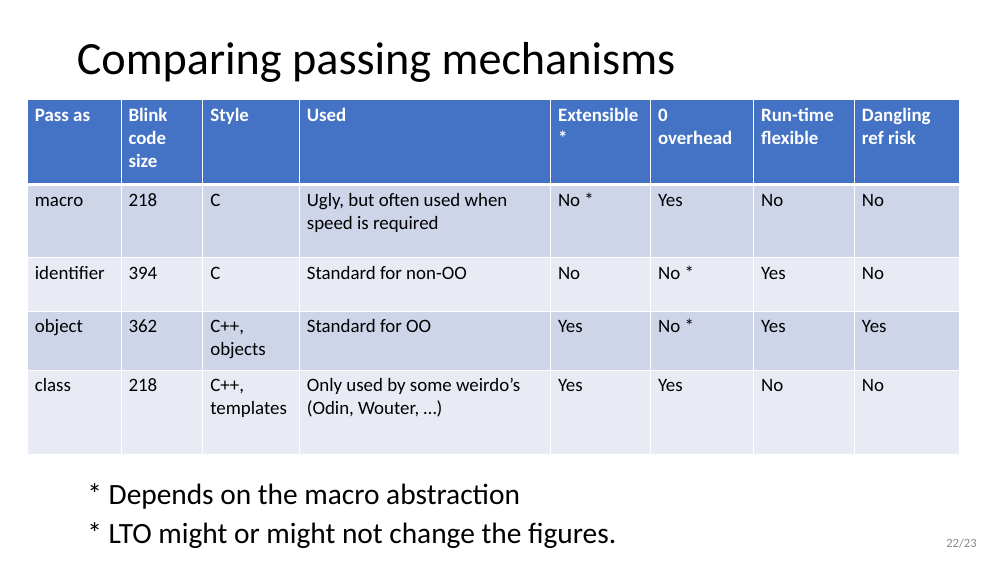
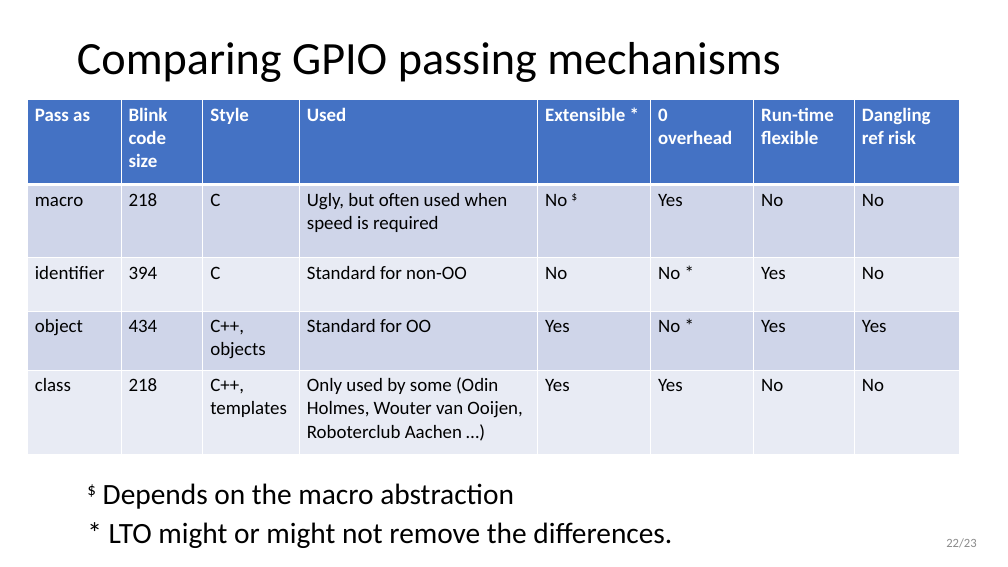
Before and after one commit to wovo/talk-gpio-abstractions, a slide deck: slide 22 of powerpoint/gpio-abstractions.pptx. Drawn at 1008x567 pixels with LibreOffice and Linux fonts; fonts in the diff are those of the drawing. Boxes give left, top, right and bottom in pixels: in the first picture for what was removed or moved away, otherwise in the second. Text is boxed around its words. In the diff, an @@ line names an element or a change of style, - is before the commit and + after.

```diff
--- a/powerpoint/gpio-abstractions.pptx
+++ b/powerpoint/gpio-abstractions.pptx
@@ title at (77,42,781,82): text changed @@
-Comparing passing mechanisms
+Comparing GPIO passing mechanisms
@@ table at (27,100,959,454) @@
-row 2, column 5: No *
+row 2, column 5: No $
-row 4, column 2: 362
+row 4, column 2: 434
-row 5, column 4: Only used by some weirdo’s (Odin, Wouter, …)
+row 5, column 4: Only used by some (Odin Holmes, Wouter van Ooijen, Roboterclub Aachen …)
@@ text at (103,483,672,548): text changed @@
-* Depends on the macro abstraction
-* LTO might or might not change the figures.
+$ Depends on the macro abstraction
+* LTO might or might not remove the differences.
```
Also in this commit, not shown: 9 other slides changed, 4 other files.
